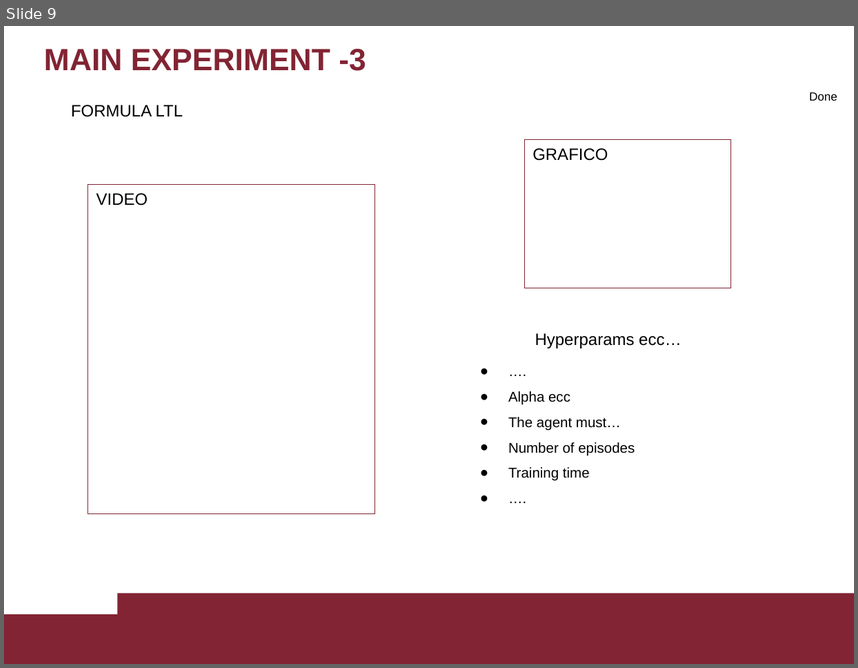
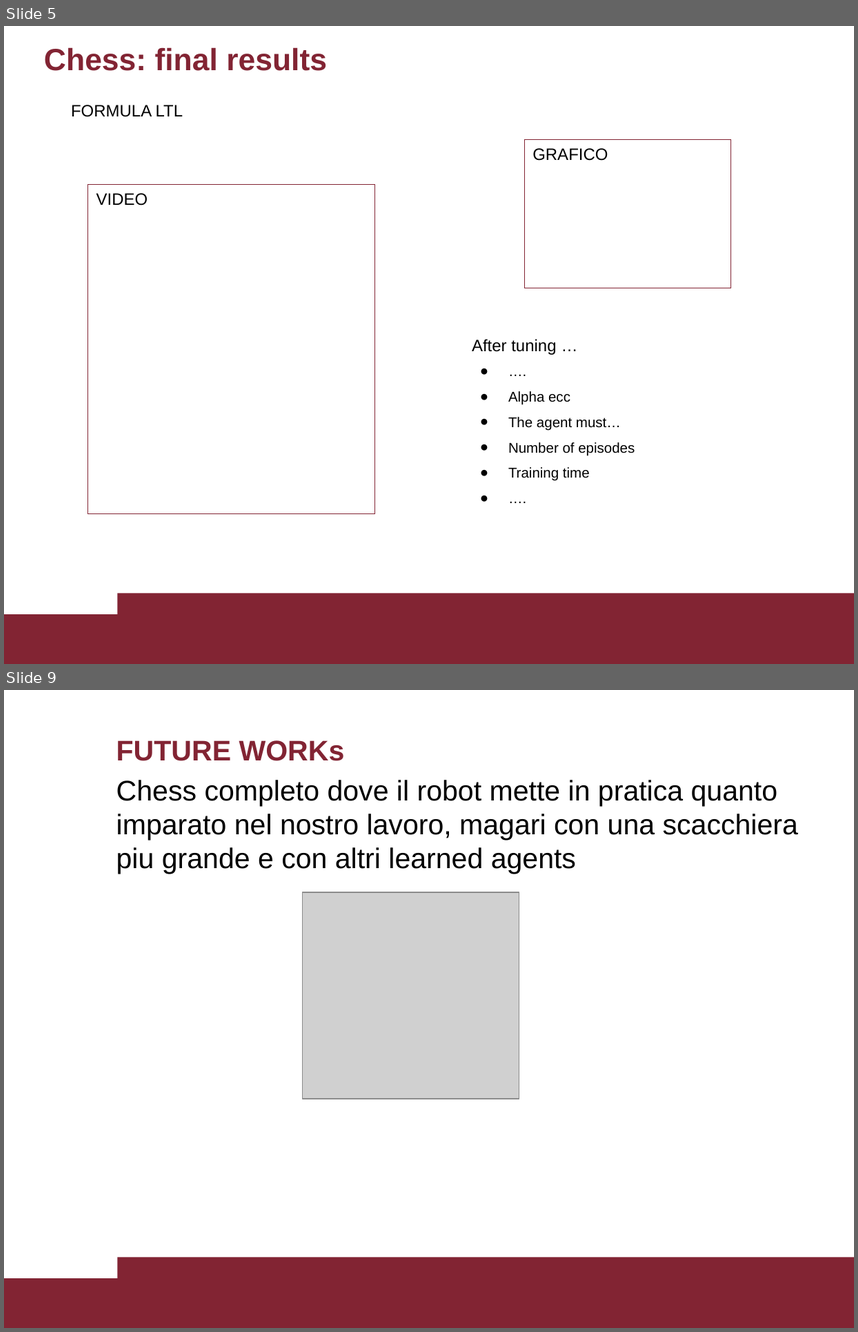
Before and after one commit to Nicodman/Reasoning_Agents_2020, a slide deck: Resogning_Agents.pptx. Shown one above the other, each under a label of ours: slide 9 before the commit, slides 5 and 9 after it; the slides between them are not shown. The pictures are 858x668 and 858x1332 pixels, drawn with LibreOffice and Linux fonts; fonts in the diff are those of the drawing; grey boxes stand for pictures. Boxes give left, top, right and bottom in pixels: in the first picture for what was removed or moved away, otherwise in the second. Text is boxed around its words. In the diff, an @@ line names an element or a change of style, - is before the commit and + after.

```diff
--- a/Resogning_Agents.pptx
+++ b/Resogning_Agents.pptx
@@ slide 9 added at box(4, 690, 854, 1328), background #FFFFFF; not listed: 2 template elements that a slide beside it also shows @@
@@ title added at box(116, 740, 345, 761), 24 pt, text #822433, bold @@
+FUTURE WORKs
@@ text added at box(116, 780, 798, 874), 24 pt, text #000000 @@
+Chess completo dove il robot mette in pratica quanto imparato nel nostro lavoro, magari con una scacchiera piu grande e con altri learned agents
@@ picture added at box(302, 892, 519, 1099) @@
@@ what was slide 9 is now slide 5 @@
@@ slide 5 changed as well @@
@@ title at box(44, 47, 327, 71): text changed @@
-MAIN EXPERIMENT -3
+Chess: final results
@@ rectangle removed at box(808, 86, 828, 106) @@
@@ text removed at box(809, 92, 838, 101) @@
-Done
@@ text at box(472, 339, 556, 354): text changed @@
-Hyperparams ecc…
+After tuning …
```
Also in this commit, not shown: 3 other slides changed, 5 other slides added, 9 slides removed, 12 other files.
